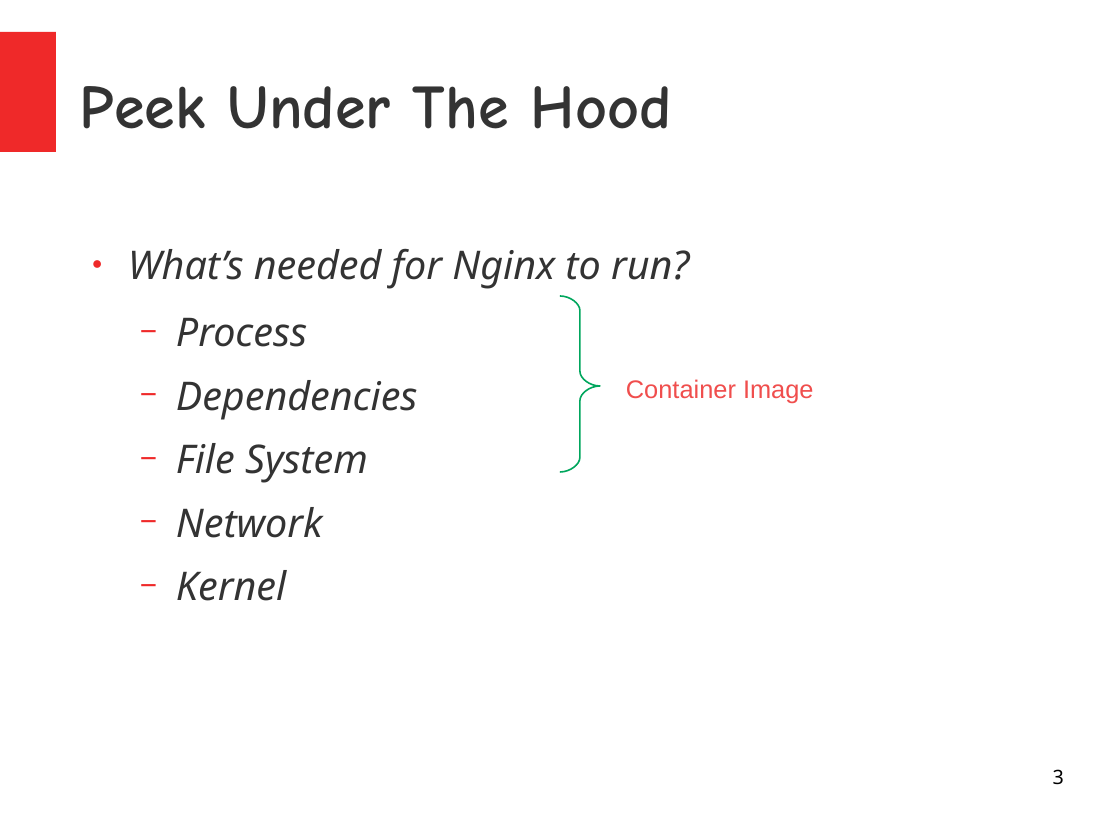
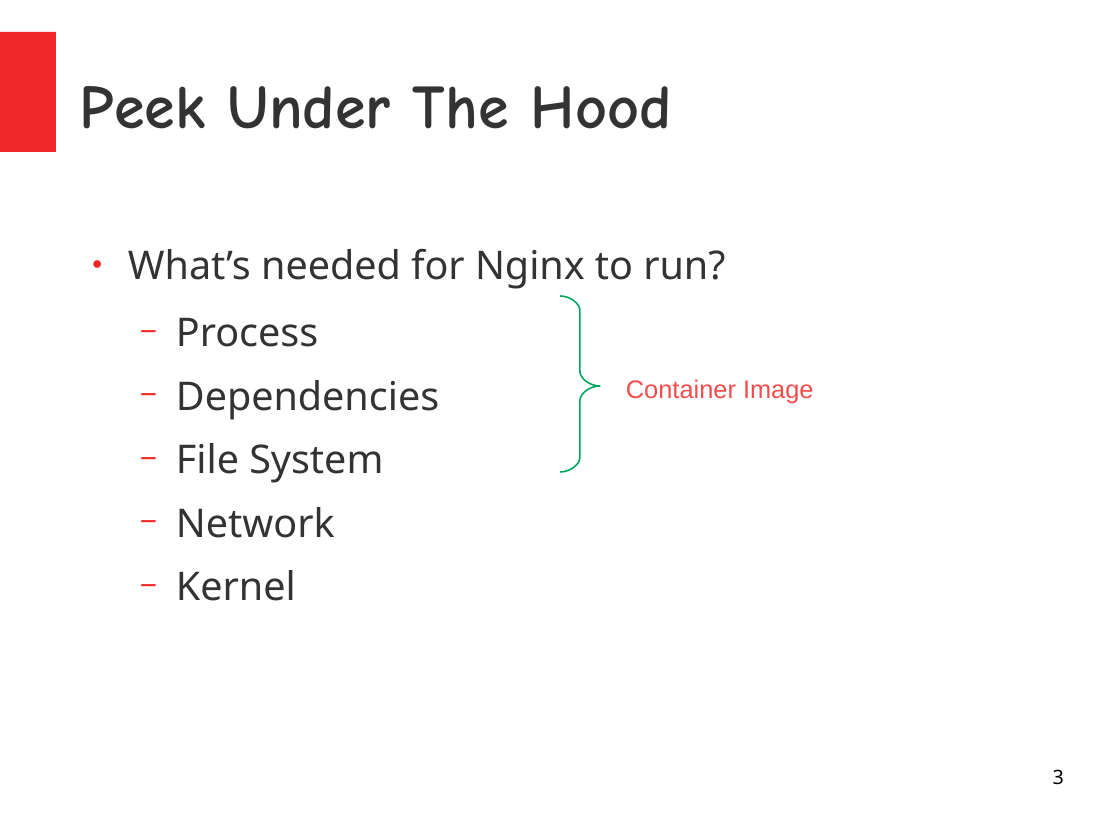
Before and after one commit to kislaykishore/microservices, a slide deck: slide 3 of Containers.odp. Drawn at 1120x840 pixels with LibreOffice and Linux fonts; fonts in the diff are those of the drawing. Boxes give left, top, right and bottom in pixels: in the first picture for what was removed or moved away, otherwise in the second. Text is boxed around its words. In the diff, an @@ line names an element or a change of style, - is before the commit and + after.

```diff
--- a/Containers.odp
+++ b/Containers.odp
@@ text "What’s needed for Nginx to ..." at (x1=128, y1=249, x2=725, y2=601): italic off @@
```
Also in this commit, not shown: 5 other slides changed, 5 slides added, 1 slide removed.
